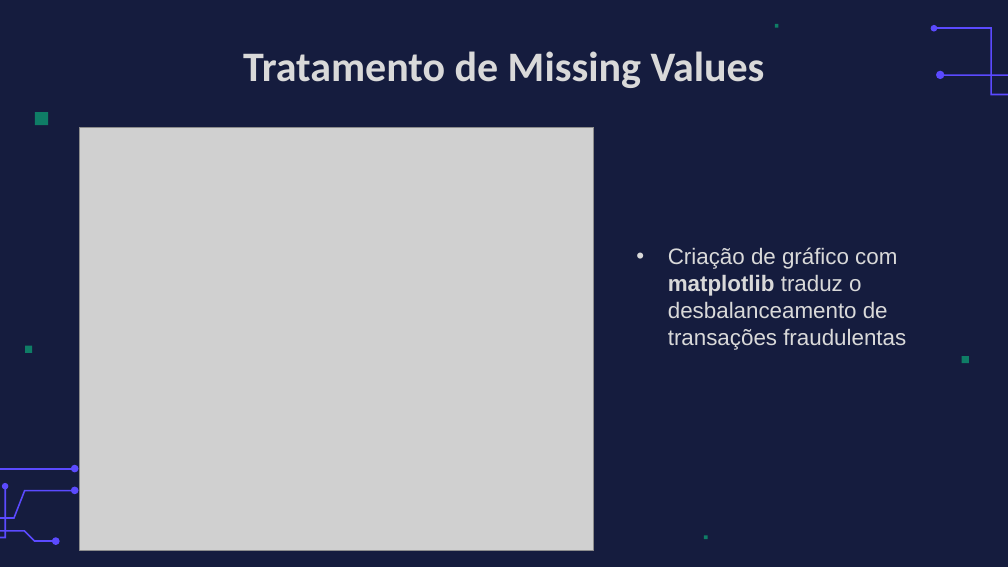
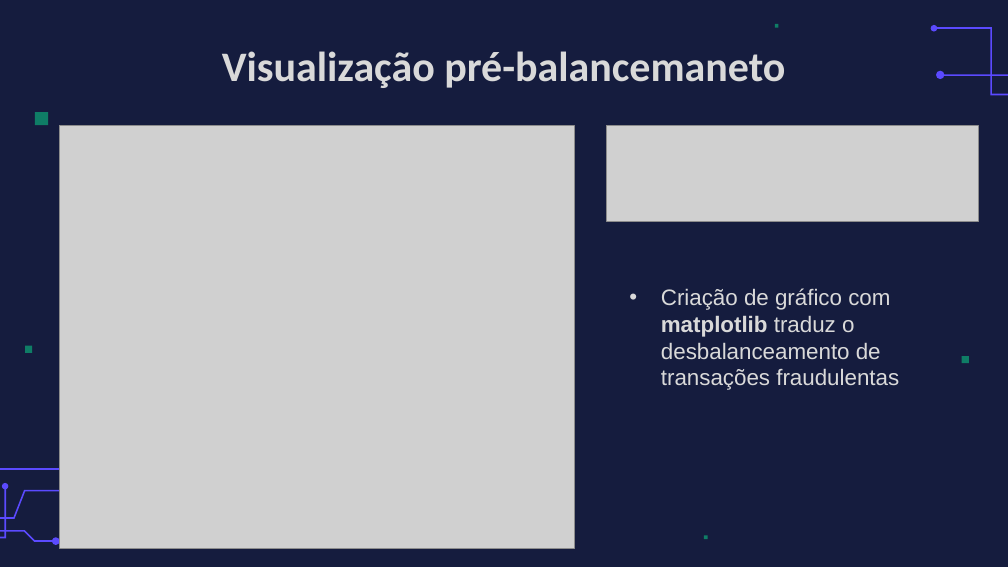
Before and after one commit to VMartins2106/Projeto_A3_IA_USJT, a slide deck: slide 9 of A3_AI.pptx (slide 10 before the commit). Drawn at 1008x567 pixels with LibreOffice and Linux fonts; fonts in the diff are those of the drawing; grey boxes stand for pictures; background and template pictures are left out. Boxes give left, top, right and bottom in pixels: in the first picture for what was removed or moved away, otherwise in the second. Text is boxed around its words. In the diff, an @@ line names an element or a change of style, - is before the commit and + after.

```diff
--- a/A3_AI.pptx
+++ b/A3_AI.pptx
@@ title at bbox=[222, 51, 785, 88]: text changed @@
-Tratamento de Missing Values
+Visualização pré-balancemaneto
@@ picture: place and size @@
-picture at bbox=[80, 127, 594, 550]
+picture at bbox=[59, 126, 574, 549]
@@ picture added at bbox=[607, 126, 979, 222] @@
@@ text "Criação de gráfico com matplotlib ...": place and size @@
-text "Criação de gráfico com matplotlib ..." at bbox=[668, 247, 906, 350]
+text "Criação de gráfico com matplotlib ..." at bbox=[661, 288, 899, 390]
@@ freeform shape removed at bbox=[71, 465, 79, 473] @@
@@ freeform shape removed at bbox=[71, 487, 79, 495] @@
```
Also in this commit, not shown: 6 other slides changed, 2 slides removed.
